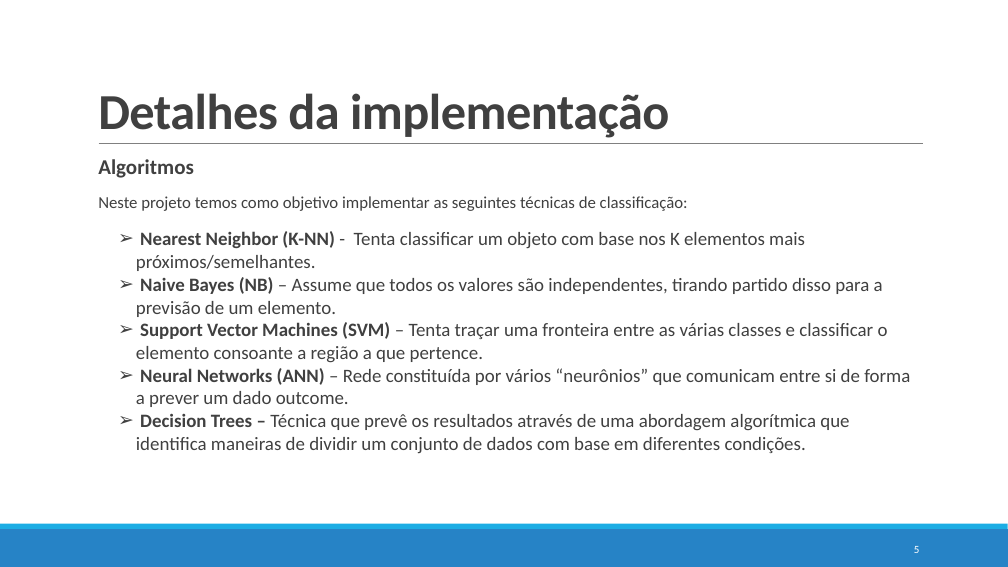
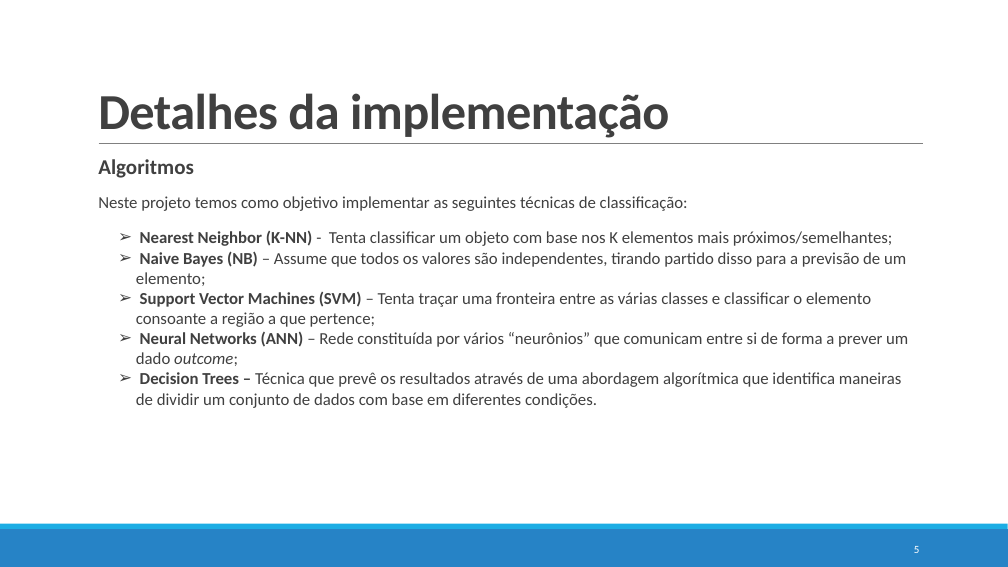
Before and after one commit to pedrovponte/IART-g39, a slide deck: slide 5 of proj2/docs/checkpoint.pptx. Drawn at 1008x567 pixels with LibreOffice and Linux fonts; fonts in the diff are those of the drawing. Boxes give left, top, right and bottom in pixels: in the first picture for what was removed or moved away, otherwise in the second. Text is boxed around its words. In the diff, an @@ line names an element or a change of style, - is before the commit and + after.

```diff
--- a/proj2/docs/checkpoint.pptx
+++ b/proj2/docs/checkpoint.pptx
@@ text at <box>136,231,908,366</box>: text changed; size 18 to 16 pt @@
-  ➢ Nearest Neighbor (K-NN) - Tenta classificar um objeto com base nos K elementos mais próximos/semelhantes.
-  ➢ Naive Bayes (NB) – Assume que todos os valores são independentes, tirando partido disso para a previsão de um elemento.
-  ➢ Support Vector Machines (SVM) – Tenta traçar uma fronteira entre as várias classes e classificar o elemento consoante a região a que pertence.
-  ➢ Neural Networks (ANN) – Rede constituída por vários “neurônios” que comunicam entre si de forma a prever um dado outcome.
+  ➢ Nearest Neighbor (K-NN) - Tenta classificar um objeto com base nos K elementos mais próximos/semelhantes;
+  ➢ Naive Bayes (NB) – Assume que todos os valores são independentes, tirando partido disso para a previsão de um elemento;
+  ➢ Support Vector Machines (SVM) – Tenta traçar uma fronteira entre as várias classes e classificar o elemento consoante a região a que pertence;
+  ➢ Neural Networks (ANN) – Rede constituída por vários “neurônios” que comunicam entre si de forma a prever um dado outcome;
@@ text at <box>136,372,901,408</box>: size 18 to 16 pt in "Decision Trees – Técnica que prevê os ..." @@
```
Also in this commit, not shown: 4 other slides changed, 1 other file.
